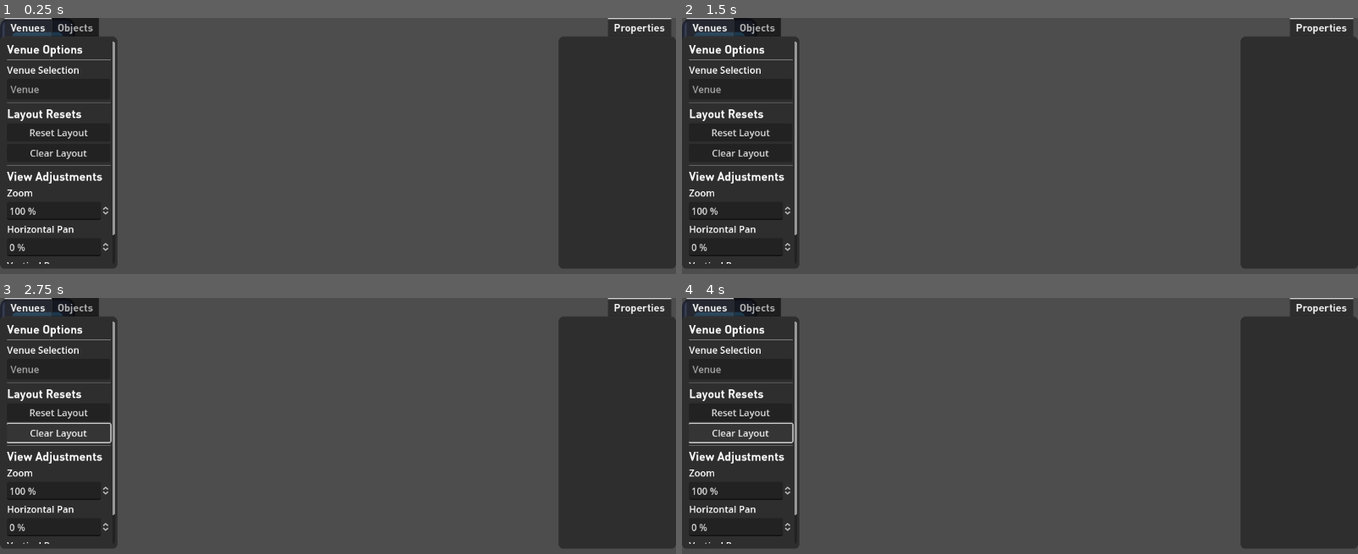
Above: before the commit, frames 1-4 (two rows, left to right).
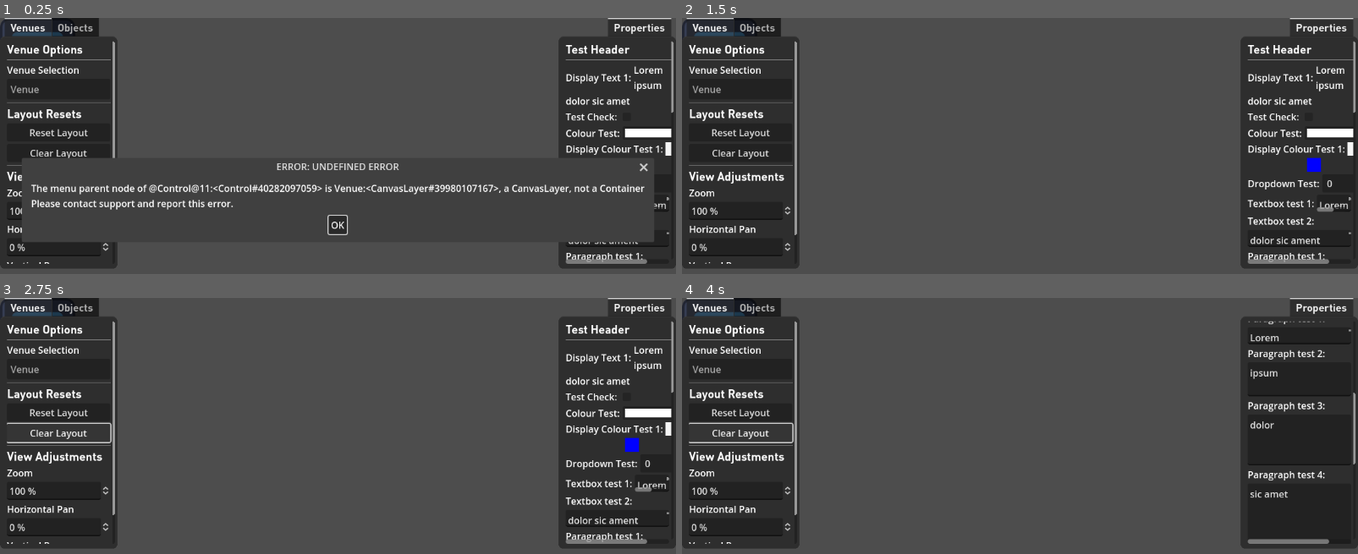
Above: after the commit, the same moments.

Repository: NeptunesOrca/Barcino
Game: Godot game, scene res://main.tscn
Same seed, same stepped clock (60 frames per second), same inputs: the game is played once before the commit and once after it. The project has no main scene, so this scene is started directly. The engine's default icon, where the game draws it, is replaced by a stand-in: a white triangle on a blue panel in a dark square.
Inputs (mouse positions are in pixels of both pictures, inside the frame that each line leads up to):
- Up to frame 1 (0.25 s): no input
- Up to frame 2 (1.5 s): click (1310, 117) at 0.52 s; click (1020, 225) at 1.25 s, where only the run after the commit has a clickable "OK"
- Up to frame 3 (2.75 s): click "Clear Layout" at 2 s
- Up to frame 4 (4 s): click (1351, 464) at 2.75 s, where only the run after the commit has a clickable "0"; click "Clear Layout" at 3.5 s

The runs differ from the first frame. In frame 1, 5.8% of the frame differs, in the area x 3-100%, y 9-97%; in frame 2, 2.8%; in frame 3, 2.8%; in frame 4, 1.3%.

Commit message:
Testing Complete for selection Some minor fixes to get testing to run Most of these were caused by copy-pasting my old PropertyField code from GDScript1/Godot3.6 and without properly renaming things to match what I have this time around. Many changes to how ticks were calculated and used in SliderProperty and SliderPropertyField

Diff:
--- a/Scripts/Objects/DraggableObject.gd
+++ b/Scripts/Objects/DraggableObject.gd
@@ -83,7 +83,7 @@
 	findMenu()
 	findSelectionMenu()
 	findLayoutHandler()
-	findLayout()
+	findLayout() #should probably yeet this
 	findMenuParent()
 
 ## Generic function that returns a specific [Node] from the tree, using the specified [param groupName].
@@ -151,7 +151,8 @@
 	menu = finder(ControlMenu.groupName)
 
 ## Locates the [member menuParentNode] for use in creating new objects.
-## Throws an error if an appropriate [member menuParentNode] cannot be found.
+## [br]Intended to be called while in the Object Menu before it is dragged, not after. Will throw an error if called while a [DraggableObject] is inside a [Venue].
+## [br]Throws an error if an appropriate [member menuParentNode] cannot be found.
 func findMenuParent():
 	if (self.get_parent() is Container):
 		menuParentNode = self.get_parent()
@@ -288,8 +289,9 @@
 	#Generate Property Fields
 	var newfield
 	for property in propertyList:
-		newfield = property.generate()
+		newfield = property.generate(self)
 		selectionMenu.addPropertyField(newfield)
+		propertyFieldList[property.name] = newfield
 
 	selected = true
 
--- a/Scripts/Properties/Property Fields/CheckToggle.gd
+++ b/Scripts/Properties/Property Fields/CheckToggle.gd
@@ -23,6 +23,6 @@
 	self.add_child(checkbox)
 
 	#connect command
-	checkbox.toggled.connect(Callable(obj,property.onUpdate))
+	checkbox.toggled.connect(Callable(obj,property.commandName))
 	#the toggled signal sends the bool value of the checkbox
 #endregion
--- a/Scripts/Properties/Property Fields/ColourPicker.gd
+++ b/Scripts/Properties/Property Fields/ColourPicker.gd
@@ -26,6 +26,6 @@
 	self.add_child(colourpicker)
 
 	#Connect
-	colourpicker.color_changed.connect(Callable(obj,property.onUpdate))
+	colourpicker.color_changed.connect(Callable(obj,property.commandName))
 	# the color_changed signal will send the new Color to obj to handle
 #endregion
--- a/Scripts/Properties/Property Fields/DisplayColour.gd
+++ b/Scripts/Properties/Property Fields/DisplayColour.gd
@@ -38,14 +38,14 @@
 	# Create the colourbox to display the colour
 	colourbox = ColorRect.new()
 	colourbox.color = property.defaultColour
-	colourbox.rect_min_size = Vector2(property.size, property.size) # makes the box a square
+	colourbox.custom_minimum_size = Vector2(property.size, property.size) # makes the box a square
 
 	# Remove the name if it's flagged as not included
 	if (not property.includeName):
 		self.propertyName.queue_free()
 
 	# Connection
-	self.colourChanged.connect(Callable(obj, property.onUpdate))
+	self.colourChanged.connect(Callable(obj, property.commandName))
 
 	parentContainer.add_child(colourbox)
 #endregion
--- a/Scripts/Properties/Property Fields/DisplayText.gd
+++ b/Scripts/Properties/Property Fields/DisplayText.gd
@@ -9,7 +9,7 @@
 
 #region Member Variables
 ## The [Label] that displays the [member DisplayTextProperty.text]
-var textbox
+var textbox : Label
 #endregion
 
 #region Initialization
@@ -19,7 +19,7 @@
 
 	# Create the display text
 	textbox = Label.new()
-	textbox.autowrap = true
+	textbox.autowrap_mode = TextServer.AUTOWRAP_WORD_SMART
 	textbox.size_flags_horizontal = Control.SIZE_EXPAND_FILL
 	textbox.text = property.text
 	self.size_flags_horizontal = 0 # removes the fill flag on the PropertyField, otherwsie the textbox will be too wide
--- a/Scripts/Properties/Property Fields/DropDown.gd
+++ b/Scripts/Properties/Property Fields/DropDown.gd
@@ -29,7 +29,7 @@
 	self.add_child(dropdown)
 
 	#connect to object
-	dropdown.item_selected.connect(Callable(obj, property.onUpdate))
+	dropdown.item_selected.connect(Callable(obj, property.commandName))
 #endregion
 
 #region Functions
--- a/Scripts/Properties/Property Fields/EditableText.gd
+++ b/Scripts/Properties/Property Fields/EditableText.gd
@@ -36,7 +36,7 @@
 	self.size_flags_horizontal = 0
 
 	#if putting it on the line below, need to fundamentally rethink the structure of PropertyField for this object type and override it completely
-	if (not property.isUnder()):
+	if (not property.underLable):
 		#No need for modifications
 		parentContainer = self
 	else:
@@ -55,7 +55,7 @@
 
 	#when the text changes, do what the property specifies
 	textbox.text_changed.connect(sendText)
-	self.send_text.connect(Callable(obj,property.onUpdate))
+	self.send_text.connect(Callable(obj,property.commandName))
 	# we use the custom send_text signal to avoid a mess of getters and setters and to just send the text directly
 
 ## Sizes the textbox to 1 line of the determined height
@@ -64,7 +64,7 @@
 	var fontheight = textbox.get_line_height()
 	var fontheightspacing = 2
 	var linesize = fontheight * getLines() + fontheightspacing
-	textbox.rect_min_size.y = linesize
+	textbox.custom_minimum_size.y = linesize
 #endregion
 
 #region Functions
--- a/Scripts/Properties/Property Fields/NumericEntry.gd
+++ b/Scripts/Properties/Property Fields/NumericEntry.gd
@@ -42,6 +42,6 @@
 	self.add_child(numbox)
 
 	#connect the numbox
-	numbox.value_changed.connect(Callable(obj,property.onUpdate))
+	numbox.value_changed.connect(Callable(obj,property.commandName))
 	#this will directly send the float value, so there is no need for the object to use a getter on this
 #endregion
--- a/Scripts/Properties/Property Fields/ParagraphEntry.gd
+++ b/Scripts/Properties/Property Fields/ParagraphEntry.gd
@@ -34,7 +34,7 @@
 	textbox = TextEdit.new()
 	textbox.size_flags_horizontal = SIZE_EXPAND_FILL # will take up whatever space it can after the name
 	textbox.text = property.defaultText
-	textbox.wrap_enabled = true
+	textbox.autowrap_mode = TextServer.AUTOWRAP_WORD_SMART
 	self.size_flags_horizontal = 0
 
 	# create a dummy vBox so that we can stack elements vertically instead of horizontally
@@ -50,14 +50,14 @@
 
 	#when the text changes, do what the property specifies
 	textbox.text_changed.connect(sendText)
-	self.send_text.connect(Callable(obj,property.onUpdate))
+	self.send_text.connect(Callable(obj,property.commandName))
 	# we use the custom send_text signal to avoid a mess of getters and setters and to just send the text directly
 
 ## Sizes the textbox to the specified number of line of the determined height
 func match_height_to_lines():
 	var fontheightspacing = 2
 	var fontheight = textbox.get_line_height()
-	textbox.rect_min_size.y = (fontheight + fontheightspacing) * self.definition.lines
+	textbox.custom_minimum_size.y = (fontheight + fontheightspacing) * self.definition.lines
 #endregion
 
 #region Functions
--- a/Scripts/Properties/Property Fields/SelectionPropertyField.gd
+++ b/Scripts/Properties/Property Fields/SelectionPropertyField.gd
@@ -31,10 +31,10 @@
 	associatedObject = obj
 
 	# Setup the HBoxContainer boundaries
-	self.rect_min_size = Vector2(minwidth, minheight)
+	self.custom_minimum_size = Vector2(minwidth, minheight)
 
 	# Generate name label
-	var text = definition.propName + ":"
+	var text = definition.name + ":"
 	propertyName = Label.new()
 	propertyName.text = text
 	self.add_child(propertyName)
--- a/Scripts/Properties/Property Fields/Slider.gd
+++ b/Scripts/Properties/Property Fields/Slider.gd
@@ -24,7 +24,7 @@
 	# create and setup the slider
 	slider = HSlider.new()
 	slider.scrollable = true
-	slider.tick_count = property.ticks
+	slider.tick_count = property.ticks + 1 # accounts for the 1 extra tick needed to add one to at the maximum
 	# this sets a default behaviour for maximum and minimums, including whether the user can go above/below them (only if they are specified)
 	if (property.minimum > SliderProperty.NO_MINIMUM):
 		slider.min_value = property.minimum
@@ -40,7 +40,7 @@
 		#displayed max will be whatever the default is
 
 	#override allow higher/lower if specified
-	if (property.override_maxmin):
+	if (property.hasOverrides()):
 		slider.allow_greater = property.allowHigher
 		slider.allow_lesser = property.allowLower
 	slider.step = property.step
@@ -58,10 +58,12 @@
 	parentContainer.add_child(slider)
 
 	# connect the slider
-	slider.value_changed.connect(Callable(obj,property.onUpdate))
+	slider.value_changed.connect(Callable(obj,property.commandName))
 	#value_changed sends a float of value, so no need for setters or getters or anything
 #endregion
 
 #region Functions
-
+##
+func getSlider() -> HSlider:
+	return slider
 #endregion
--- a/Scripts/Properties/SelectionProperty.gd
+++ b/Scripts/Properties/SelectionProperty.gd
@@ -11,7 +11,7 @@
 	get:
 		return name
 
-##Do we even need this anymore?
+#TODO: remove type, no longer needed
 @export var type : int = -1 :
 	get:
 		return type
--- a/Scripts/Properties/SliderProperty.gd
+++ b/Scripts/Properties/SliderProperty.gd
@@ -19,7 +19,8 @@
 #endregion
 
 #region Tick Options
-## If [member ticks] is this value, will calculate the [Slider.tick_count] the [HSlider] of the [SliderPropertyField] should have instead of using a programmer provided number.
+## If [member ticks] is this value, will calculate the [Slider.tick_count] the [HSlider] of the [SliderPropertyField] should instead of using a programmer provided number.
+## [br]Will put a tick every [member step] units.
 const AUTO_TICKS = -1
 ## If [member ticks] is this value, the [HSlider] of the [SliderPropertyField] will have no ticks (i.e. [member Slider.tick_count] = 0).
 ## [br]A convenient syntactic sugar for programmers who are adding properties.
@@ -84,7 +85,8 @@
 		return ticks
 
 ## The number between positions on the slider that the user should be able to pick from.
-## [br]Defaults to [constant DEFAULT_STEPSIZE]
+## [br]If a custom value of [member ticks] is provided (i.e. neither [constant AUTO_TICKS] nor [constant NO_TICKS]) but no value is specified for [member steps], will calculate [member steps] to match [member ticks]
+## [br]Defaults to [constant DEFAULT_STEPSIZE].
 @export var step : float :
 	get:
 		return step
@@ -136,11 +138,13 @@
 	# calculate ticks from step if there has not been a custom tick number given
 	if customticks == AUTO_TICKS:
 		if (minimum != NO_MINIMUM && maximum != NO_MAXIMUM):
-			ticks = round((maximum - minimum)/step)
+			ticks = round((maximum - minimum)/step) # the +1 accounts for the tick at the front and back respectively
 		else:
 			ticks = NO_TICKS
+	elif customticks == NO_TICKS:
+		pass #if we have noticks, no calculations required.
 	else :
-		ticks = customticks
+		ticks = customticks +1
 		# we adjust the step to match the ticks if the ticks are custom, but only if that isn't also custom
 		if (stepsize == DEFAULT_STEPSIZE):
 			var top = DEFAULT_MAXVAL
@@ -150,7 +154,7 @@
 			if (maximum != NO_MAXIMUM):
 				top = maximum
 			step = (maximum - minimum)/ticks
-			ticks += 1 # this is to add on the ticks at the front and the back, GODOT is just weird like that
+			#ticks += 1 # this is to add on the ticks at the front and the back, GODOT is just weird like that
 			#TODO: check it still works this way
 	#endregion
 #endregion
--- a/Scripts/TestingSuite.gd
+++ b/Scripts/TestingSuite.gd
@@ -9,7 +9,85 @@
 func testsToCall():
 	#ErrorHandlerTesting() #TEST: passed DEC13/2024
 	#ErrorTesting() #TEST: passed DEC13/2024
+	SelectionPropertiesAndFieldsTesting() #TEST:
 	return
+
+func SelectionPropertiesAndFieldsTesting():
+	var testObj = testSelectionObject.new()
+	var layout = $"../Venue"
+	layout.add_child(testObj)
+	await get_tree().process_frame
+	#testObj.selectionMenu.select(testObj)
+	var selectionMenu = testObj.selectionMenu
+	selectionMenu.select(testObj)
+	print(testObj, " selected.")
+
+class testSelectionObject extends DraggableObject:
+	#region test properties and propertyfields
+	var headerTest = HeaderProperty.new("Test Header") #TEST: passed Dec20/2024
+	var seperatorTest = SeperatorProperty.new("testname") #TEST: passed Dec20/2024
+	var displayTextTest1 = DisplayTextProperty.new("Display Text 1", "Lorem ipsum", true) #TEST: passed Dec20/2024
+	var displayTextTest2 = DisplayTextProperty.new("Display Text 2", "dolor sic amet", false) #TEST: passed Dec20/2024
+	var staticTests = [headerTest, seperatorTest, displayTextTest1, displayTextTest2]
+
+	var checkTest = CheckToggleProperty.new("Test Check", "toggleCheck") #TEST: passed DEC20/2024
+	var checkTests = [checkTest]
+
+	var colourPickTest = ColourPickerProperty.new("Colour Test", "colourCheck") #TEST: passed DEC20/2024
+	var displayColourTest1 = DisplayColourProperty.new("Display Colour Test 1", "colourCheck", DisplayColourProperty.DEFAULT_WHITE, DisplayColourProperty.SMALL_SIZE, false, true) #TEST: passed Dec20/2024
+	var displayColourTest2 = DisplayColourProperty.new("Display Colour Test 2", "colourCheck", Color.BLUE, DisplayColourProperty.LARGE_SIZE, true, false) #TEST: passed Dec20/2024
+	var colourTests = [colourPickTest, displayColourTest1, displayColourTest2]
+
+	var dropdownOptions = [0, "Option 1", 2, "Option 3"]
+	var dropdownTest = DropdownProperty.new("Dropdown Test", "dropdownCheck", dropdownOptions) #TEST: passed Dec20/2024
+	var dropdownTests = [dropdownTest]
+
+	var textboxTest1 = EditableTextProperty.new("Textbox test 1", "textCheck", "Lorem ipsum", false) #TEST: passed Dec20/2024
+	var textboxTest2 = EditableTextProperty.new("Textbox test 2", "textCheck", "dolor sic ament", true) #TEST: passed Dec20/2024
+	var paragraphTest1 = ParagraphEntryProperty.new("Paragraph test 1", "textCheck", "Lorem", 1) #TEST: passed Dec20/2024
+	var paragraphTest2 = ParagraphEntryProperty.new("Paragraph test 2", "textCheck", "ipsum", 2) #TEST: passed Dec20/2024
+	var paragraphTest3 = ParagraphEntryProperty.new("Paragraph test 3", "textCheck", "dolor", 3) #TEST: passed Dec20/2024
+	var paragraphTest4 = ParagraphEntryProperty.new("Paragraph test 4", "textCheck", "sic amet", 5) #TEST: passed Dec20/2024
+	var textTests = [textboxTest1, textboxTest2, paragraphTest1, paragraphTest2, paragraphTest3, paragraphTest4]
+
+	var numericTest1 = NumericEntryProperty.new("Numeric test 1", "numCheck", 0, NumericEntryProperty.NO_MINIMUM, NumericEntryProperty.NO_MAXIMUM, 0)
+	var numericTest2 = NumericEntryProperty.new("Numeric test 2", "numCheck", 0.5, 0, 1, 3, "Some prefix", "/post") #TEST: passed Dec20/2024
+	var numTests = [numericTest1, numericTest2]
+
+	var sliderTest1 = SliderProperty.new("Slider test 1", "numCheck", 0) #TEST: passed Dec20/2024
+	var sliderTest2 = SliderProperty.new("Slider test 2", "numCheck", 50, 0, 100) #TEST:
+	var sliderTest3 = SliderProperty.new("Slider test 3", "numCheck", 0, SliderProperty.DEFAULT_MINVAL, SliderProperty.DEFAULT_MAXVAL, 2) #TEST:
+	var sliderTest4 = SliderProperty.new("Slider test 4", "numCheck", 0, SliderProperty.DEFAULT_MINVAL, SliderProperty.DEFAULT_MAXVAL, SliderProperty.AUTO_TICKS, 25) #TEST: passed Dec20/2024
+	var sliderTest5 = SliderProperty.new("Slider test 5", "numCheck", 0, SliderProperty.DEFAULT_MINVAL, SliderProperty.DEFAULT_MAXVAL, SliderProperty.AUTO_TICKS, SliderProperty.DEFAULT_STEPSIZE, SliderProperty.MaxMinOverride.BOTH_OVER_AND_UNDER)
+	var sliderAdjusterTest = NumericEntryProperty.new("Change slider 5", "sliderAdjust", sliderTest5.defaultValue, NumericEntryProperty.NO_MINIMUM, NumericEntryProperty.NO_MAXIMUM, 1)
+	var sliderTests = [sliderTest1, sliderTest2, sliderTest3, sliderTest4, sliderTest5, sliderAdjusterTest]
+
+	var propertyTests = [staticTests, checkTests, colourTests, dropdownTests, textTests, numTests, sliderTests]
+	#endregion
+
+	func _ready():
+		super()
+		for testList in propertyTests:
+			propertyList.append_array(testList)
+
+	func toggleCheck(boolval : bool):
+		print("Bool value: ",boolval)
+
+	func colourCheck(colourval : Color):
+		print("Colour Value: ", colourval)
+
+	func dropdownCheck(val : int):
+		print("Option selected: ", val, " -> ", dropdownOptions[val])
+
+	func textCheck(text : String):
+		print("Text value: ", text)
+
+	func numCheck(val):
+		print("Number value: ", val)
+
+	func sliderAdjust(val):
+		print("Slider5 should have value of: ", val)
+		propertyFieldList[sliderTest5.name].getSlider().value = val
 
 func ErrorHandlerTesting(): #TEST: all passed DEC13/2024
 	#testing that getErrorHandler works as intended, i.e. there is only ever one handler
